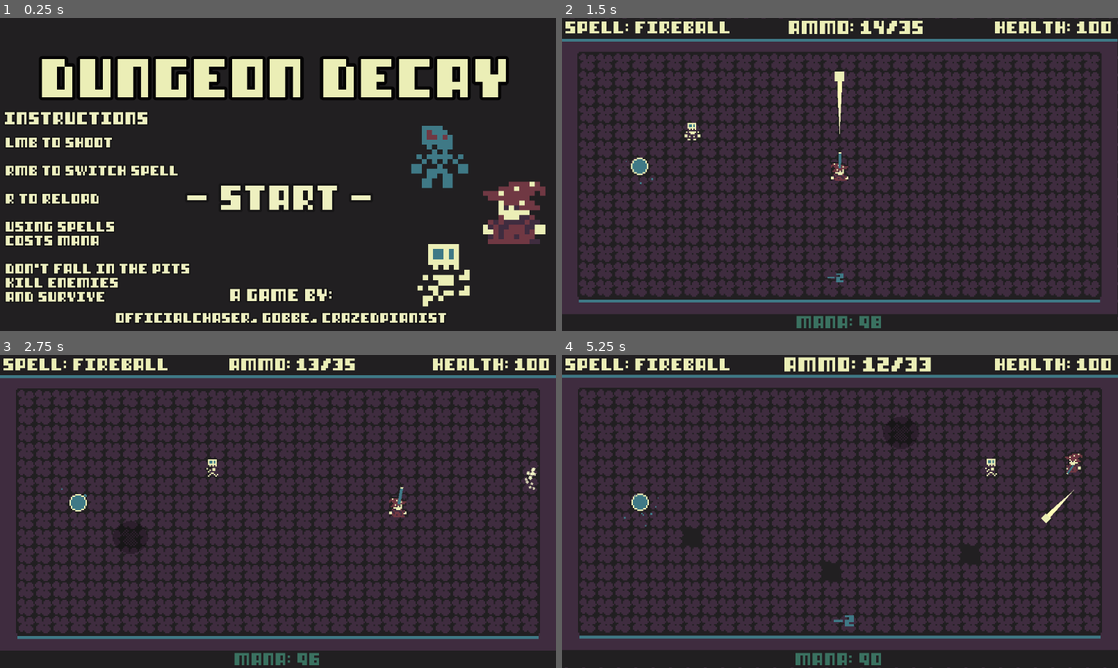
Above: before the commit, frames 1-4 (two rows, left to right).
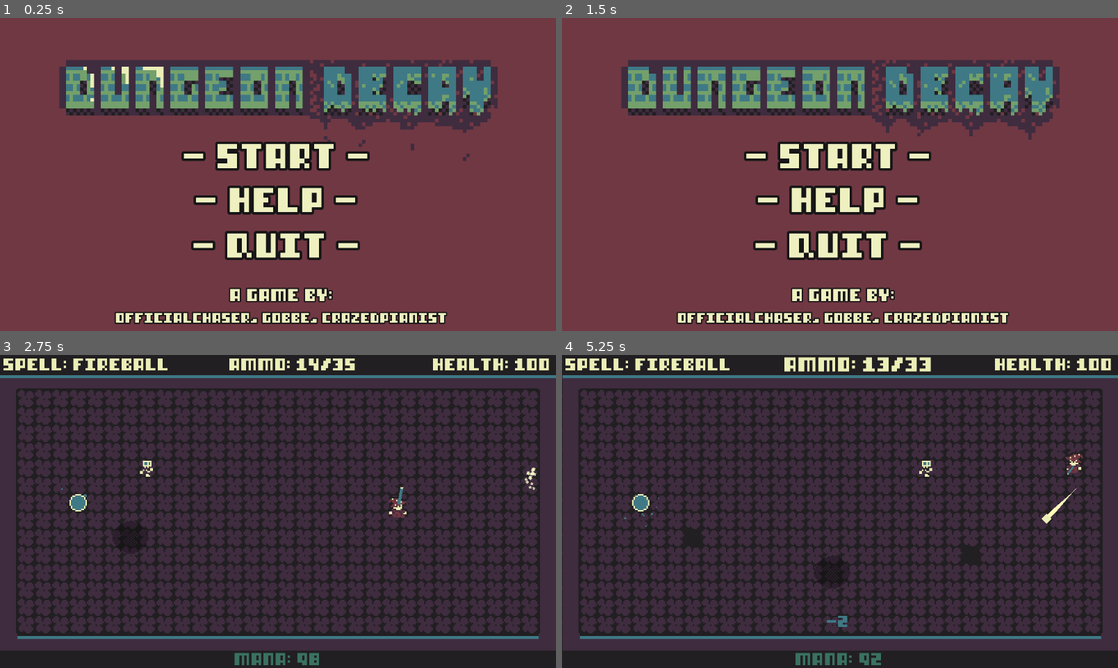
Above: after the commit, the same moments.

Repository: OfficialChaser/Jame-Gam-42
Game: Godot game, scene res://Scenes/main_menu_ui.tscn
Two runs of this game, one before a commit and one after it. Both use one fixed random seed, a clock stepped at 60 frames per second and the inputs below.
Inputs (mouse positions are in pixels of both pictures, inside the frame that each line leads up to):
- Up to frame 1 (0.25 s): no input
- Up to frame 2 (1.5 s): click (840, 199) at 0.5 s, where only the run after the commit has a clickable "- HELP -"; click (840, 155) at 1.25 s, where only the run after the commit has a clickable "- Start -"
- Up to frame 3 (2.75 s): move the mouse to (400, 495) at 2.02 s; hold D (move_right) from 2.03 s (still down); click (400, 495) at 2.1 s
- Up to frame 4 (5.25 s): move the mouse to (728, 527) at 2.77 s; release D (move_right) at 2.78 s; hold S (move_down) 2.78-3.53 s; right-click (728, 527) at 2.85 s; move the mouse to (895, 442) at 3.52 s; hold D (move_right) 3.53-4.28 s; click (895, 442) at 3.6 s; move the mouse to (812, 574) at 4.27 s; hold W (move_up) 4.28-5.03 s; right-click (812, 574) at 4.35 s; move the mouse to (1006, 558) at 5.02 s; hold A (move_left) from 5.03 s (still down); click (1006, 558) at 5.1 s

The runs differ from the first frame. In frame 1, 93% of the frame differs, in the area x 0-100%, y 0-100%; in frame 2, 93%; in frame 3, 0.2%; in frame 4, 4.3%.

Commit message:
changes

Diff:
--- a/Scenes/Mana/mana_pickup.tscn
+++ b/Scenes/Mana/mana_pickup.tscn
@@ -69,6 +69,7 @@
 
 [node name="SFX" type="AudioStreamPlayer2D" parent="."]
 stream = ExtResource("3_iqeiu")
+volume_db = -3.0
 bus = &"SFX"
 
 [connection signal="body_entered" from="." to="." method="_on_body_entered"]
--- a/Scenes/Wand/wand.tscn
+++ b/Scenes/Wand/wand.tscn
@@ -8,7 +8,7 @@
 [ext_resource type="Script" path="res://Scripts/Wand/fireball_wand.gd" id="6_p6ksq"]
 [ext_resource type="Script" path="res://Scripts/Wand/restoration_wand.gd" id="7_whgei"]
 [ext_resource type="Texture2D" uid="uid://b7qgevyvyqxo4" path="res://Assets/Wand/wand-sheet.png" id="8_wkiy3"]
-[ext_resource type="AudioStream" uid="uid://pypn6udodnyw" path="res://SFX/JameGam42 Wand Shoot.wav" id="9_5d1fv"]
+[ext_resource type="AudioStream" uid="uid://cefl38w1wc0rx" path="res://SFX/JameGam42 Wand Shoot (2).wav" id="9_m2c46"]
 [ext_resource type="AudioStream" uid="uid://ckur1yigpxo02" path="res://SFX/repair.wav" id="10_52as6"]
 
 [sub_resource type="Animation" id="Animation_km4jw"]
@@ -309,8 +309,8 @@
 texture = SubResource("AtlasTexture_aa2sl")
 
 [node name="ShootSFX" type="AudioStreamPlayer2D" parent="."]
-stream = ExtResource("9_5d1fv")
-volume_db = 4.0
+stream = ExtResource("9_m2c46")
+volume_db = 5.0
 
 [node name="RestoreSFX" type="AudioStreamPlayer2D" parent="."]
 stream = ExtResource("10_52as6")
--- a/Scenes/main_menu_ui.tscn
+++ b/Scenes/main_menu_ui.tscn
@@ -1,46 +1,46 @@
-[gd_scene load_steps=20 format=3 uid="uid://qu3wxx3iydx7"]
+[gd_scene load_steps=12 format=3 uid="uid://qu3wxx3iydx7"]
 
 [ext_resource type="FontFile" uid="uid://eiw8wgpdg0j3" path="res://Assets/Fonts/8BITv6.ttf" id="1_8ekwj"]
 [ext_resource type="Script" path="res://Scripts/main_menu_ui.gd" id="1_li6fe"]
-[ext_resource type="Texture2D" uid="uid://8hntc8m53r0m" path="res://Assets/Zombie/zombie-sheetv2.png" id="2_b77vl"]
-[ext_resource type="Texture2D" uid="uid://cr6tnsr1q0se6" path="res://Assets/Player/player.png" id="3_lucg6"]
-[ext_resource type="Texture2D" uid="uid://d1168avp01uth" path="res://Assets/Skeleton/skeleton-sheetv3.png" id="4_3hhlb"]
-
-[sub_resource type="Animation" id="Animation_xo4do"]
-resource_name = "Move"
+[ext_resource type="Texture2D" uid="uid://c8o1m30fx48kq" path="res://main-menu_sheet.png" id="2_pca38"]
+
+[sub_resource type="Animation" id="Animation_e0w7r"]
+resource_name = "menu"
+length = 4.0
 loop_mode = 1
+step = 0.05
 tracks/0/type = "value"
 tracks/0/imported = false
 tracks/0/enabled = true
-tracks/0/path = NodePath(".:scale")
+tracks/0/path = NodePath(".:frame")
 tracks/0/interp = 1
 tracks/0/loop_wrap = true
 tracks/0/keys = {
-"times": PackedFloat32Array(0, 0.5, 1),
-"transitions": PackedFloat32Array(1, 1, 1),
-"update": 0,
-"values": [Vector2(1, 1), Vector2(1.1, 1.1), Vector2(1, 1)]
+"times": PackedFloat32Array(0, 0.15, 0.3, 0.45, 0.6),
+"transitions": PackedFloat32Array(1, 1, 1, 1, 1),
+"update": 1,
+"values": [0, 1, 2, 3, 0]
 }
 
-[sub_resource type="Animation" id="Animation_u8fvt"]
+[sub_resource type="Animation" id="Animation_ct37l"]
 length = 0.001
 tracks/0/type = "value"
 tracks/0/imported = false
 tracks/0/enabled = true
-tracks/0/path = NodePath(".:scale")
+tracks/0/path = NodePath(".:frame")
 tracks/0/interp = 1
 tracks/0/loop_wrap = true
 tracks/0/keys = {
 "times": PackedFloat32Array(0),
 "transitions": PackedFloat32Array(1),
-"update": 0,
-"values": [Vector2(1, 1)]
+"update": 1,
+"values": [0]
 }
 
-[sub_resource type="AnimationLibrary" id="AnimationLibrary_ylja7"]
+[sub_resource type="AnimationLibrary" id="AnimationLibrary_vdyi0"]
 _data = {
-"Move": SubResource("Animation_xo4do"),
-"RESET": SubResource("Animation_u8fvt")
+"RESET": SubResource("Animation_ct37l"),
+"menu": SubResource("Animation_e0w7r")
 }
 
 [sub_resource type="StyleBoxEmpty" id="StyleBoxEmpty_bo0np"]
@@ -52,56 +52,6 @@
 [sub_resource type="StyleBoxEmpty" id="StyleBoxEmpty_2r7gn"]
 
 [sub_resource type="StyleBoxEmpty" id="StyleBoxEmpty_5elo4"]
-
-[sub_resource type="AtlasTexture" id="AtlasTexture_civf4"]
-atlas = ExtResource("2_b77vl")
-region = Rect2(0, 0, 12, 13)
-
-[sub_resource type="AtlasTexture" id="AtlasTexture_jtrmc"]
-atlas = ExtResource("3_lucg6")
-region = Rect2(0, 11, 12, 13)
-
-[sub_resource type="AtlasTexture" id="AtlasTexture_qmt70"]
-atlas = ExtResource("4_3hhlb")
-region = Rect2(300, 0, 12, 12)
-
-[sub_resource type="Animation" id="Animation_xq0ml"]
-length = 0.001
-tracks/0/type = "value"
-tracks/0/imported = false
-tracks/0/enabled = true
-tracks/0/path = NodePath("..:scale")
-tracks/0/interp = 1
-tracks/0/loop_wrap = true
-tracks/0/keys = {
-"times": PackedFloat32Array(0),
-"transitions": PackedFloat32Array(1),
-"update": 0,
-"values": [Vector2(1, 1)]
-}
-
-[sub_resource type="Animation" id="Animation_4qi3g"]
-resource_name = "scale"
-length = 0.4
-loop_mode = 1
-tracks/0/type = "value"
-tracks/0/imported = false
-tracks/0/enabled = true
-tracks/0/path = NodePath("..:scale")
-tracks/0/interp = 1
-tracks/0/loop_wrap = true
-tracks/0/keys = {
-"times": PackedFloat32Array(0, 0.2, 0.4),
-"transitions": PackedFloat32Array(1, 1, 1),
-"update": 0,
-"values": [Vector2(1, 1), Vector2(1.1, 1.1), Vector2(1, 1)]
-}
-
-[sub_resource type="AnimationLibrary" id="AnimationLibrary_qjh60"]
-_data = {
-"RESET": SubResource("Animation_xq0ml"),
-"scale": SubResource("Animation_4qi3g")
-}
 
 [node name="MainMenuUI" type="Control"]
 layout_mode = 3
@@ -112,31 +62,17 @@
 grow_vertical = 2
 script = ExtResource("1_li6fe")
 
-[node name="TitleLabel" type="Label" parent="."]
-layout_mode = 1
-anchors_preset = 5
-anchor_left = 0.5
-anchor_right = 0.5
-offset_left = -465.0
-offset_top = 87.13
-offset_right = 465.0
-offset_bottom = 162.13
-grow_horizontal = 2
-pivot_offset = Vector2(471, 38.87)
-theme_override_colors/font_color = Color(0.921569, 0.933333, 0.713726, 1)
-theme_override_colors/font_outline_color = Color(0.0152713, 0.0137437, 0.0152713, 1)
-theme_override_constants/outline_size = 25
-theme_override_fonts/font = ExtResource("1_8ekwj")
-theme_override_font_sizes/font_size = 75
-text = "Dungeon Decay"
-horizontal_alignment = 1
-vertical_alignment = 1
-
-[node name="AnimationPlayer" type="AnimationPlayer" parent="TitleLabel"]
+[node name="Sprite2D" type="Sprite2D" parent="."]
+scale = Vector2(7.21111, 7.21111)
+texture = ExtResource("2_pca38")
+offset = Vector2(80, 45)
+hframes = 4
+
+[node name="AnimationPlayer" type="AnimationPlayer" parent="Sprite2D"]
 libraries = {
-"": SubResource("AnimationLibrary_ylja7")
+"": SubResource("AnimationLibrary_vdyi0")
 }
-autoplay = "Move"
+autoplay = "menu"
 
 [node name="Label2" type="Label" parent="."]
 layout_mode = 1
@@ -187,16 +123,17 @@
 vertical_alignment = 1
 
 [node name="Label4" type="Label" parent="."]
+visible = false
 layout_mode = 1
 anchors_preset = 7
 anchor_left = 0.5
 anchor_top = 1.0
 anchor_right = 0.5
 anchor_bottom = 1.0
-offset_left = -611.0
-offset_top = -504.0
-offset_right = -221.0
-offset_bottom = -377.0
+offset_left = -610.0
+offset_top = -491.0
+offset_right = -220.0
+offset_bottom = -364.0
 grow_horizontal = 2
 grow_vertical = 0
 theme_override_colors/font_color = Color(0.933333, 0.941176, 0.752941, 1)
@@ -211,16 +148,17 @@
 vertical_alignment = 1
 
 [node name="Label5" type="Label" parent="."]
+visible = false
 layout_mode = 1
 anchors_preset = 7
 anchor_left = 0.5
 anchor_top = 1.0
 anchor_right = 0.5
 anchor_bottom = 1.0
-offset_left = -564.0
-offset_top = -400.0
-offset_right = -174.0
-offset_bottom = -61.0
+offset_left = -563.0
+offset_top = -387.0
+offset_right = -173.0
+offset_bottom = -48.0
 grow_horizontal = 2
 grow_vertical = 0
 theme_override_colors/font_color = Color(0.933333, 0.941176, 0.752941, 1)
@@ -250,10 +188,10 @@
 anchor_top = 0.5
 anchor_right = 0.5
 anchor_bottom = 0.5
-offset_left = -179.0
-offset_top = 18.0
-offset_right = 193.0
-offset_bottom = 78.0
+offset_left = -186.0
+offset_top = -68.0
+offset_right = 186.0
+offset_bottom = -8.0
 grow_horizontal = 2
 grow_vertical = 2
 pivot_offset = Vector2(186, 30)
@@ -286,68 +224,96 @@
 horizontal_alignment = 1
 vertical_alignment = 1
 
-[node name="TextureRects" type="Control" parent="."]
-anchors_preset = 0
-pivot_offset = Vector2(903.636, 387.273)
-
-[node name="TextureRect" type="TextureRect" parent="TextureRects"]
-layout_mode = 1
-anchors_preset = 6
-anchor_left = 1.0
-anchor_top = 0.5
-anchor_right = 1.0
-anchor_bottom = 0.5
-offset_left = 846.0
-offset_top = 234.0
-offset_right = 966.0
-offset_bottom = 354.0
-grow_horizontal = 0
-grow_vertical = 2
-pivot_offset = Vector2(60, 60)
-texture = SubResource("AtlasTexture_civf4")
-
-[node name="TextureRect2" type="TextureRect" parent="TextureRects"]
-layout_mode = 1
-anchors_preset = 6
-anchor_left = 1.0
-anchor_top = 0.5
-anchor_right = 1.0
-anchor_bottom = 0.5
-offset_left = 994.0
-offset_top = 342.0
-offset_right = 1114.0
-offset_bottom = 462.0
-grow_horizontal = 0
-grow_vertical = 2
-pivot_offset = Vector2(60, 60)
-texture = SubResource("AtlasTexture_jtrmc")
-flip_h = true
-
-[node name="TextureRect3" type="TextureRect" parent="TextureRects"]
-layout_mode = 1
-anchors_preset = 6
-anchor_left = 1.0
-anchor_top = 0.5
-anchor_right = 1.0
-anchor_bottom = 0.5
-offset_left = 858.0
-offset_top = 462.0
-offset_right = 978.0
-offset_bottom = 582.0
-grow_horizontal = 0
-grow_vertical = 2
-pivot_offset = Vector2(60, 60)
-texture = SubResource("AtlasTexture_qmt70")
-
-[node name="AnimationPlayer" type="AnimationPlayer" parent="."]
-root_node = NodePath("../TextureRects/TextureRect")
-libraries = {
-"": SubResource("AnimationLibrary_qjh60")
-}
-autoplay = "scale"
+[node name="StartButton2" type="Button" parent="."]
+layout_mode = 1
+anchors_preset = 8
+anchor_left = 0.5
+anchor_top = 0.5
+anchor_right = 0.5
+anchor_bottom = 0.5
+offset_left = -186.0
+offset_top = 23.0
+offset_right = 186.0
+offset_bottom = 83.0
+grow_horizontal = 2
+grow_vertical = 2
+pivot_offset = Vector2(186, 30)
+theme_override_styles/normal = SubResource("StyleBoxEmpty_bo0np")
+theme_override_styles/hover = SubResource("StyleBoxEmpty_ttv8q")
+theme_override_styles/pressed = SubResource("StyleBoxEmpty_rsuyf")
+theme_override_styles/disabled = SubResource("StyleBoxEmpty_2r7gn")
+theme_override_styles/focus = SubResource("StyleBoxEmpty_5elo4")
+
+[node name="StartButtonLabel" type="Label" parent="StartButton2"]
+layout_mode = 1
+anchors_preset = 8
+anchor_left = 0.5
+anchor_top = 0.5
+anchor_right = 0.5
+anchor_bottom = 0.5
+offset_left = -195.0
+offset_top = -25.0
+offset_right = 195.0
+offset_bottom = 25.0
+grow_horizontal = 2
+grow_vertical = 2
+pivot_offset = Vector2(195, 25)
+theme_override_colors/font_color = Color(0.933333, 0.941176, 0.752941, 1)
+theme_override_colors/font_outline_color = Color(0.0862745, 0.0823529, 0.0862745, 1)
+theme_override_constants/outline_size = 20
+theme_override_fonts/font = ExtResource("1_8ekwj")
+theme_override_font_sizes/font_size = 50
+text = "- HELP -"
+horizontal_alignment = 1
+vertical_alignment = 1
+
+[node name="StartButton3" type="Button" parent="."]
+layout_mode = 1
+anchors_preset = 8
+anchor_left = 0.5
+anchor_top = 0.5
+anchor_right = 0.5
+anchor_bottom = 0.5
+offset_left = -186.0
+offset_top = 117.0
+offset_right = 186.0
+offset_bottom = 177.0
+grow_horizontal = 2
+grow_vertical = 2
+pivot_offset = Vector2(186, 30)
+theme_override_styles/normal = SubResource("StyleBoxEmpty_bo0np")
+theme_override_styles/hover = SubResource("StyleBoxEmpty_ttv8q")
+theme_override_styles/pressed = SubResource("StyleBoxEmpty_rsuyf")
+theme_override_styles/disabled = SubResource("StyleBoxEmpty_2r7gn")
+theme_override_styles/focus = SubResource("StyleBoxEmpty_5elo4")
+
+[node name="StartButtonLabel" type="Label" parent="StartButton3"]
+layout_mode = 1
+anchors_preset = 8
+anchor_left = 0.5
+anchor_top = 0.5
+anchor_right = 0.5
+anchor_bottom = 0.5
+offset_left = -195.0
+offset_top = -25.0
+offset_right = 195.0
+offset_bottom = 25.0
+grow_horizontal = 2
+grow_vertical = 2
+pivot_offset = Vector2(195, 25)
+theme_override_colors/font_color = Color(0.933333, 0.941176, 0.752941, 1)
+theme_override_colors/font_outline_color = Color(0.0862745, 0.0823529, 0.0862745, 1)
+theme_override_constants/outline_size = 20
+theme_override_fonts/font = ExtResource("1_8ekwj")
+theme_override_font_sizes/font_size = 50
+text = "- Quit -"
+horizontal_alignment = 1
+vertical_alignment = 1
 
 [connection signal="button_down" from="StartButton" to="." method="_on_start_button_down"]
 [connection signal="button_up" from="StartButton" to="." method="_on_start_button_up"]
 [connection signal="mouse_entered" from="StartButton" to="." method="_on_start_button_mouse_entered"]
 [connection signal="mouse_exited" from="StartButton" to="." method="_on_start_button_mouse_exited"]
 [connection signal="mouse_exited" from="StartButton/StartButtonLabel" to="." method="_on_start_button_label_mouse_exited"]
+[connection signal="mouse_exited" from="StartButton2/StartButtonLabel" to="." method="_on_start_button_label_mouse_exited"]
+[connection signal="mouse_exited" from="StartButton3/StartButtonLabel" to="." method="_on_start_button_label_mouse_exited"]
Not shown, added: SFX/JameGam42 Wand Shoot (2).wav.import
Binary file added: main-menu_sheet.png
Not shown, added: main-menu_sheet.png.import
Not shown, added: SFX/JameGam42 Wand Shoot (2).wav
